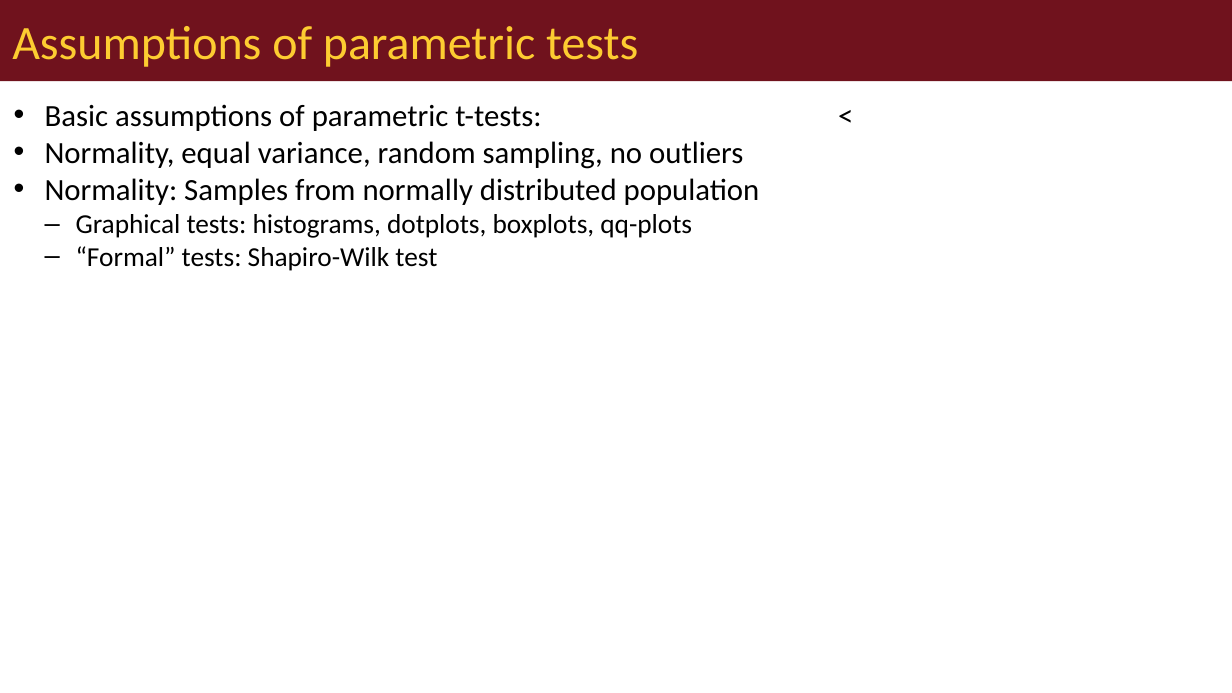
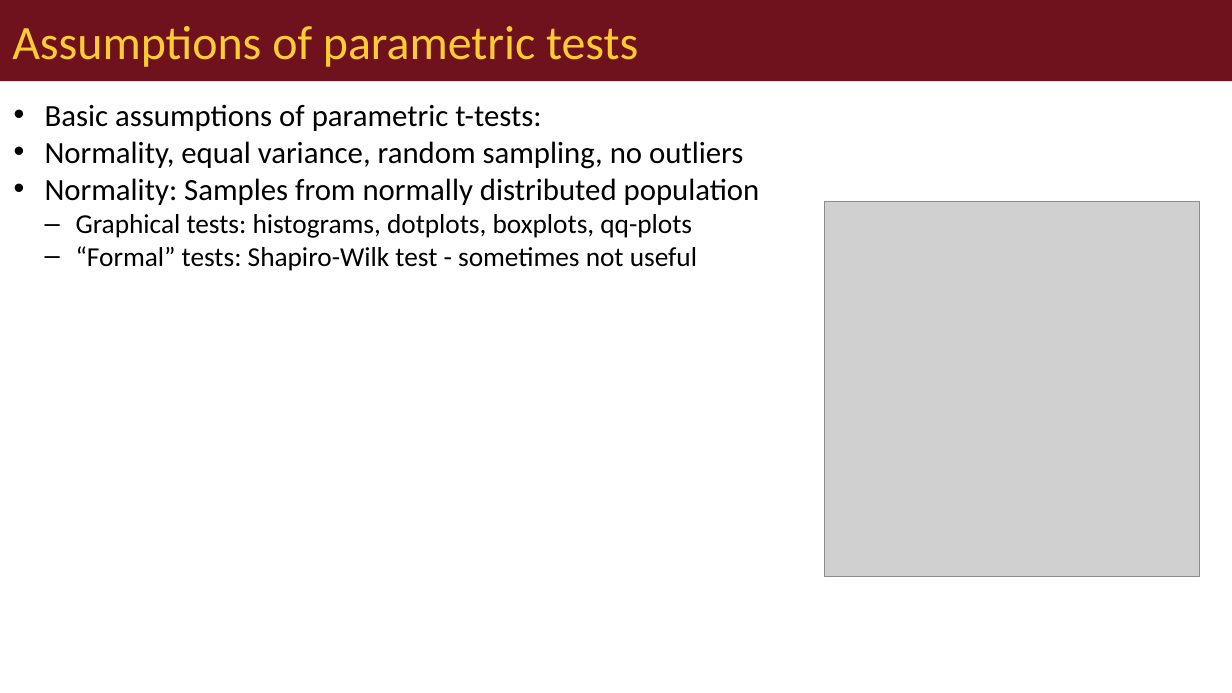
Before and after one commit to wlperry/umd_biostats, a slide deck: slide 7 of docs/lectures/lecture_06/06_01_lecture_powerpoint.pptx (slide 6 before the commit). Drawn at 1232x693 pixels with LibreOffice and Linux fonts; fonts in the diff are those of the drawing; grey boxes stand for pictures. Boxes give left, top, right and bottom in pixels: in the first picture for what was removed or moved away, otherwise in the second. Text is boxed around its words. In the diff, an @@ line names an element or a change of style, - is before the commit and + after.

```diff
--- a/docs/lectures/lecture_06/06_01_lecture_powerpoint.pptx
+++ b/docs/lectures/lecture_06/06_01_lecture_powerpoint.pptx
@@ text removed at bbox=[825, 89, 1201, 692] @@
-<
@@ picture added at bbox=[824, 202, 1199, 577] @@
@@ text at bbox=[76, 246, 697, 271]: text changed @@
-  – “Formal” tests: Shapiro-Wilk test
+  – “Formal” tests: Shapiro-Wilk test - sometimes not useful
```
Also in this commit, not shown: 21 other slides changed, 2 slides added, 1 slide removed, 31 other files.
